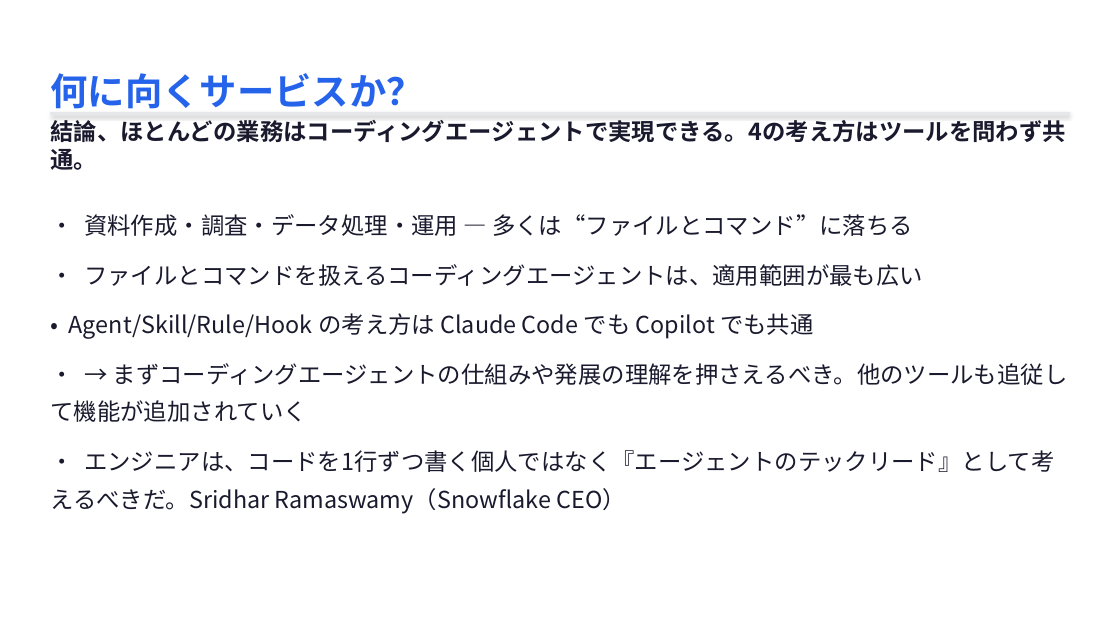
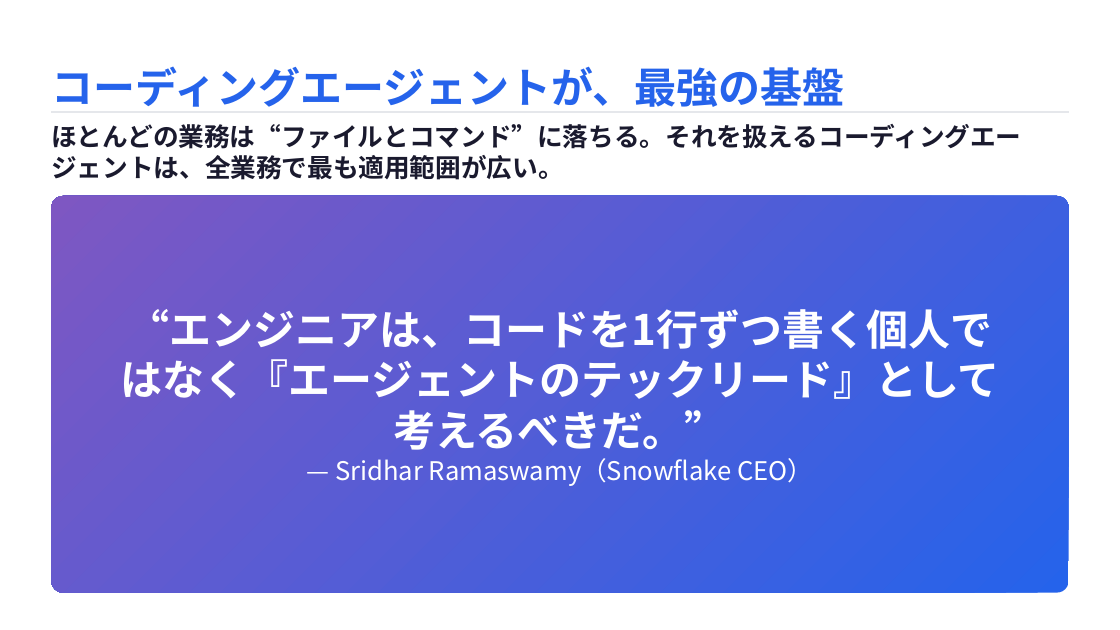
Before and after one commit to masaya-ueki/life-os, a slide deck: slide 22 of domains/presentation/decks/ai-driven-handson/ai-driven-handson.pptx (slide 11 before the commit). Drawn at 1120x630 pixels with LibreOffice and Linux fonts; fonts in the diff are those of the drawing. Boxes give left, top, right and bottom in pixels: in the first picture for what was removed or moved away, otherwise in the second. Text is boxed around its words. In the diff, an @@ line names an element or a change of style, - is before the commit and + after.

```diff
--- a/domains/presentation/decks/ai-driven-handson/ai-driven-handson.pptx
+++ b/domains/presentation/decks/ai-driven-handson/ai-driven-handson.pptx
@@ text at [51, 66, 844, 107]: text changed; size 32 to 36 pt @@
-何に向くサービスか？
+コーディングエージェントが、最強の基盤
@@ text at [51, 124, 1021, 180]: text changed; size 20 to 22 pt @@
-結論、ほとんどの業務はコーディングエージェントで実現できる。4の考え方はツールを問わず共通。
+ほとんどの業務は“ファイルとコマンド”に落ちる。それを扱えるコーディングエージェントは、全業務で最も適用範囲が広い。
@@ rounded rectangle added at [51, 196, 1069, 592], fill gradient #2563EB to #7E57C2 @@
@@ text "“エンジニアは、コードを1行ずつ書く個人ではなく『エージェントのテックリード』として考えるべきだ。”" at [120, 309, 1000, 486]: vertical alignment top to middle @@
@@ text at [120, 309, 1000, 486]: text changed; size 20 to 36 pt; text colour #1A1A2E to #FFFFFF; bold on @@
-• 資料作成・調査・データ処理・運用 — 多くは“ファイルとコマンド”に落ちる
-• ファイルとコマンドを扱えるコーディングエージェントは、適用範囲が最も広い
-• Agent/Skill/Rule/Hook の考え方は Claude Code でも Copilot でも共通
-• → まずコーディングエージェントの仕組みや発展の理解を押さえるべき。他のツールも追従して機能が追加されていく
-• エンジニアは、コードを1行ずつ書く個人ではなく『エージェントのテックリード』として考えるべきだ。Sridhar Ramaswamy（Snowflake CEO）
+“エンジニアは、コードを1行ずつ書く個人ではなく『エージェントのテックリード』として考えるべきだ。”
+— Sridhar Ramaswamy（Snowflake CEO）
```
Also in this commit, not shown: 18 other slides changed, 5 slides added, 3 slides removed, 2 other files.
